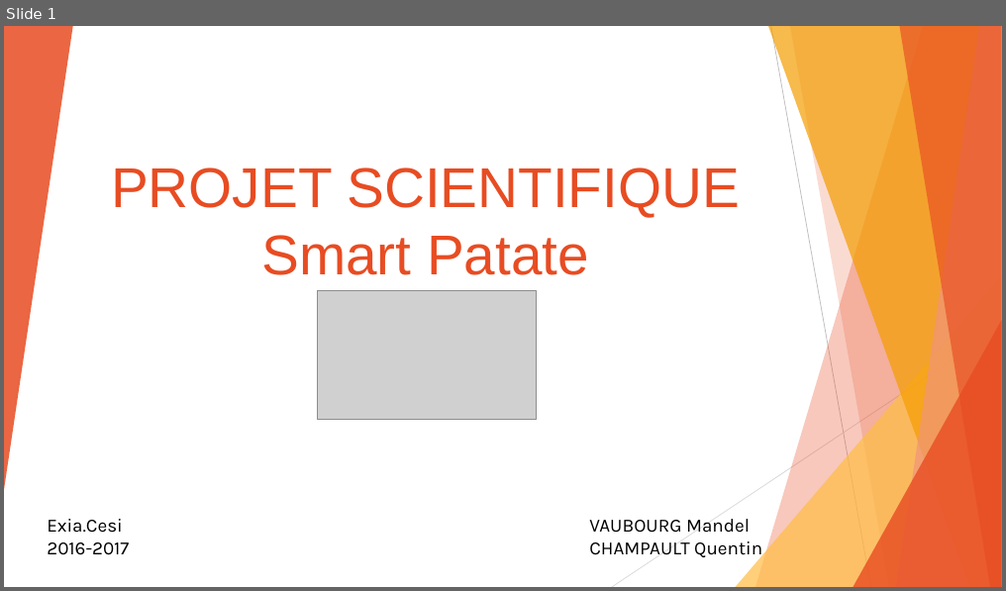
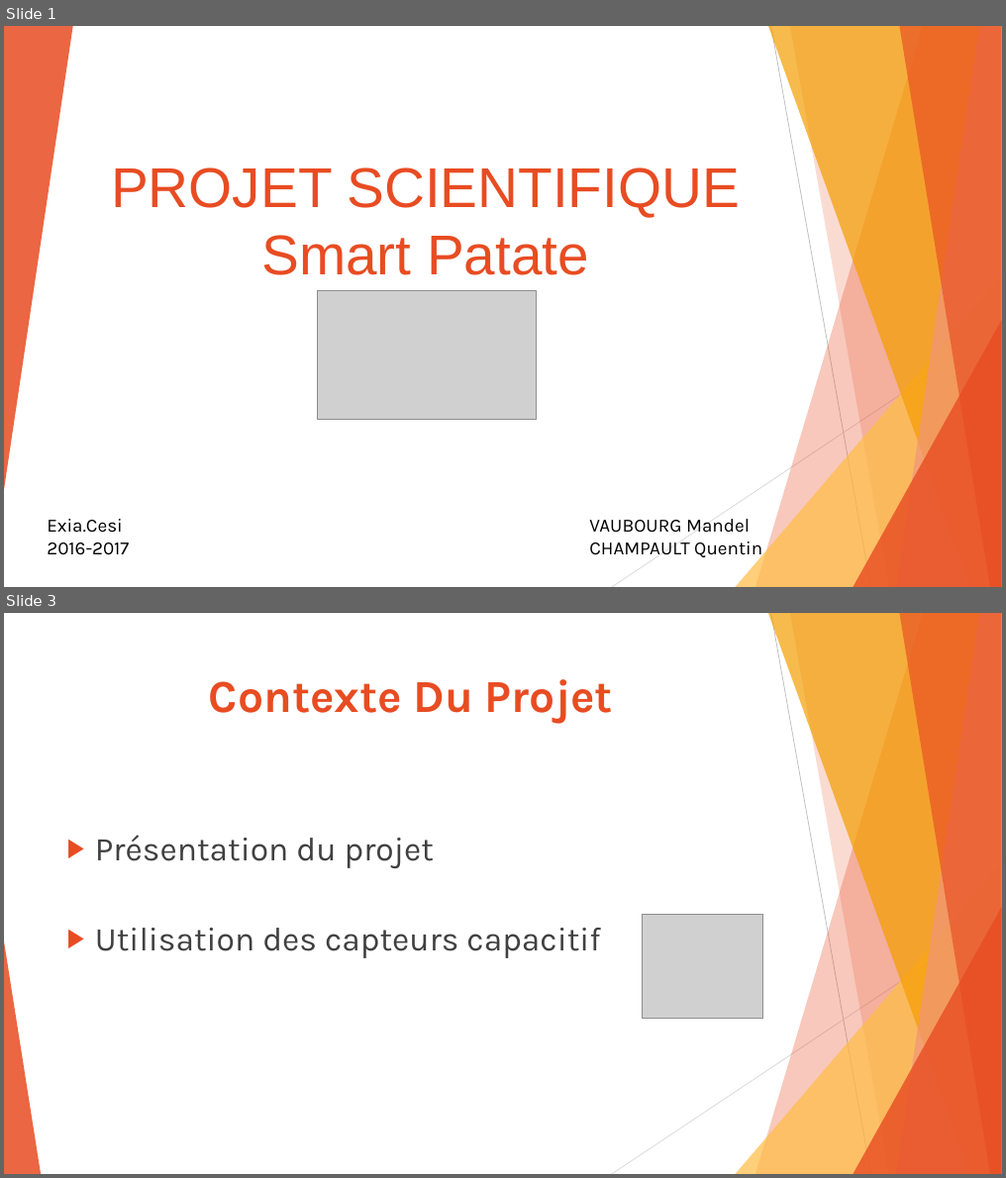
Before and after one commit to Akitoshi02/MyLifeIsPatate, a slide deck: Rapport-PowerPoint-Base de connaissance/Projet SmartPatate.pptx. Shown one above the other, each under a label of ours: slide 1 before the commit, slides 1 and 3 after it; the slides between them are not shown. The pictures are 1006x591 and 1006x1178 pixels, drawn with LibreOffice and Linux fonts; fonts in the diff are those of the drawing; grey boxes stand for pictures. Boxes give left, top, right and bottom in pixels: in the first picture for what was removed or moved away, otherwise in the second. Text is boxed around its words. In the diff, an @@ line names an element or a change of style, - is before the commit and + after.

```diff
--- a/Rapport-PowerPoint-Base de connaissance/Projet SmartPatate.pptx
+++ b/Rapport-PowerPoint-Base de connaissance/Projet SmartPatate.pptx
@@ slide 3 added at (4,613,1002,1174), background #FFFFFF; not listed: 9 template elements that a slide beside it also shows @@
@@ title added at (209,679,613,723), 44 pt, text #E84C22, bold @@
+Contexte Du Projet
@@ text added at (95,835,600,959), 32 pt, text #404040 @@
+▶ Présentation du projet
+▶ Utilisation des capteurs capacitif
@@ picture added at (643,914,764,1018) @@
@@ triangle added at (4,942,41,1174), fill #E84C22 at 85% opacity @@
```
Also in this commit, not shown: 4 other slides added.
